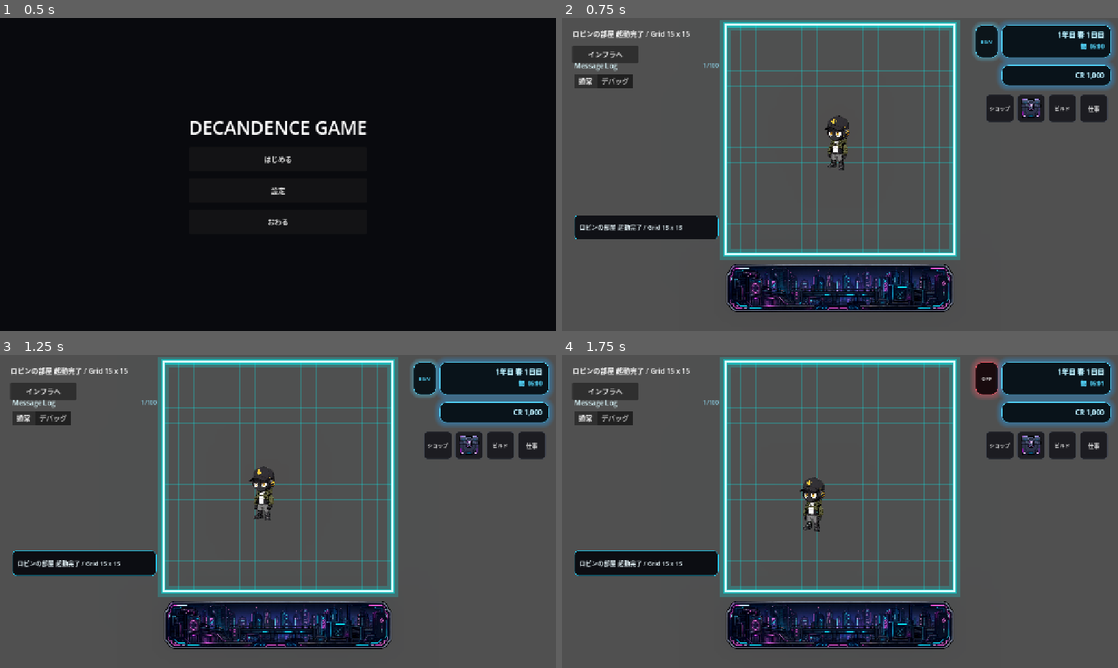
Above: before the commit, frames 1-4 (two rows, left to right).
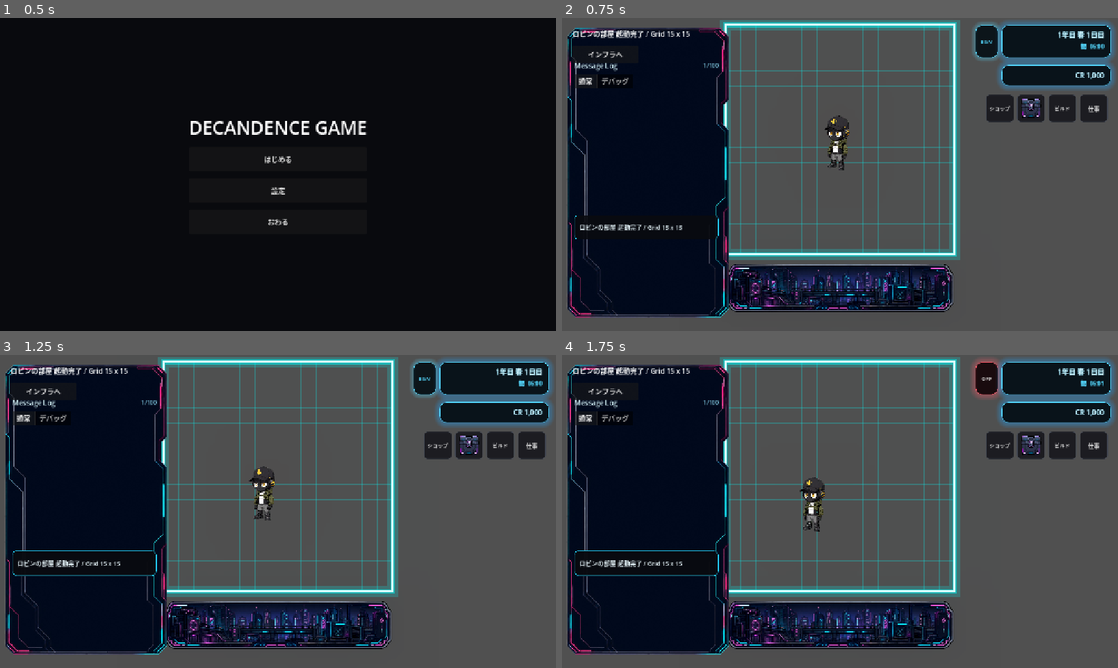
Above: after the commit, the same moments.

Repository: grimoire1089-coder/optimistic
Game: Godot game, scene res://Scenes/Boot/TitleScene.tscn
The game is run twice, just before and just after one commit, with the same random seed, the same clock (stepped at 60 frames per second) and the same inputs. Sound files missing from this copy of the repository are replaced by a short silence.
Inputs:
- Up to frame 1 (0.5 s): no input
- Up to frame 2 (0.75 s): click "はじめる" at 0.5 s
- Up to frame 3 (1.25 s): no input
- Up to frame 4 (1.75 s): click "BGM" at 1.25 s

Frame 1 is identical in both runs. In frame 2, 24% of the frame differs, in the area x 1-30%, y 3-96%; in frame 3, 24%; in frame 4, 24%.

Commit message:
Place left background panel in main scene

Diff:
--- a/Scenes/Main/MainScene.tscn
+++ b/Scenes/Main/MainScene.tscn
@@ -18,6 +18,7 @@
 [ext_resource type="PackedScene" path="res://Scenes/UI/Shop/ShopMenu.tscn" id="15_shop_menu"]
 [ext_resource type="Script" uid="uid://bs7g8isgeu778" path="res://Scripts/Scenes/Main/Modules/RobinRoomBgmListModule.gd" id="16_robin_room_bgm"]
 [ext_resource type="PackedScene" path="res://Scenes/UI/HUD/MessageLogPanel.tscn" id="17_message_log"]
+[ext_resource type="Texture2D" uid="uid://c3alnt1qvimm6" path="res://Assets/UI/Parts/Background_panel_001.png" id="18_left_panel_bg"]
 
 [sub_resource type="Environment" id="Environment_ctt6t"]
 glow_enabled = true
@@ -53,6 +54,18 @@
 
 [node name="CanvasLayer" type="CanvasLayer" parent="." unique_id=295553793]
 
+[node name="LeftBackgroundPanel" type="TextureRect" parent="CanvasLayer" unique_id=104457291]
+z_index = -100
+anchors_preset = 0
+offset_left = 8.0
+offset_top = 8.0
+offset_right = 388.0
+offset_bottom = 704.0
+mouse_filter = 2
+texture = ExtResource("18_left_panel_bg")
+expand_mode = 1
+stretch_mode = 5
+
 [node name="DebugLabel" type="Label" parent="CanvasLayer" unique_id=210733485]
 offset_left = 24.0
 offset_top = 24.0
